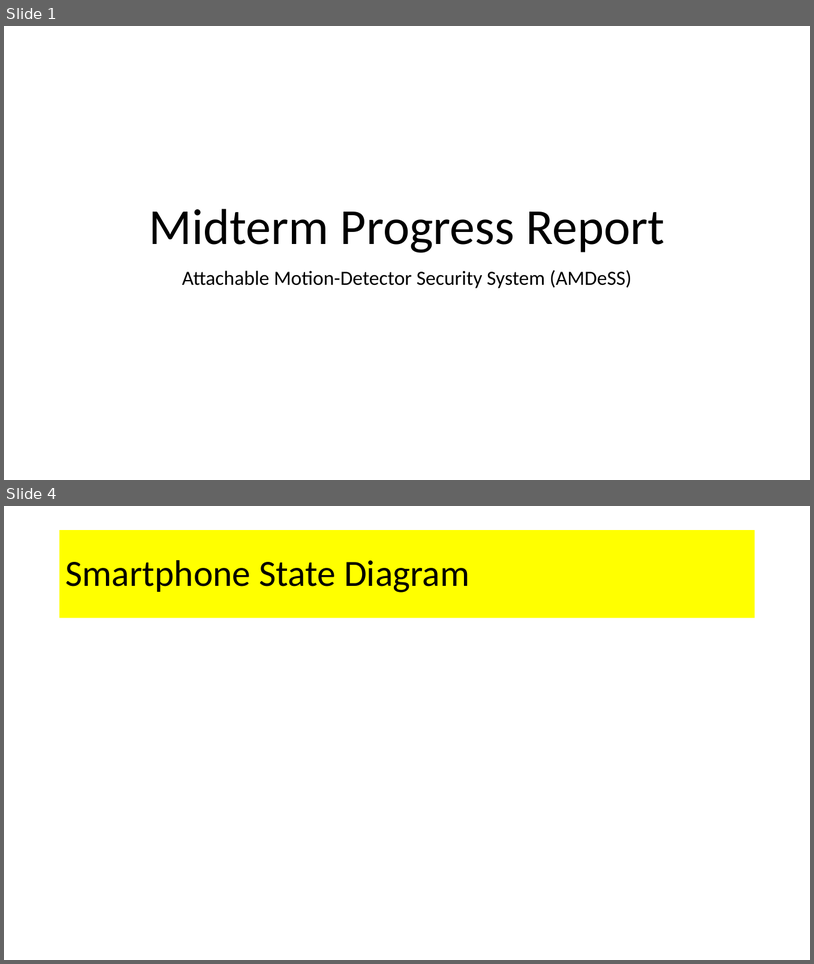
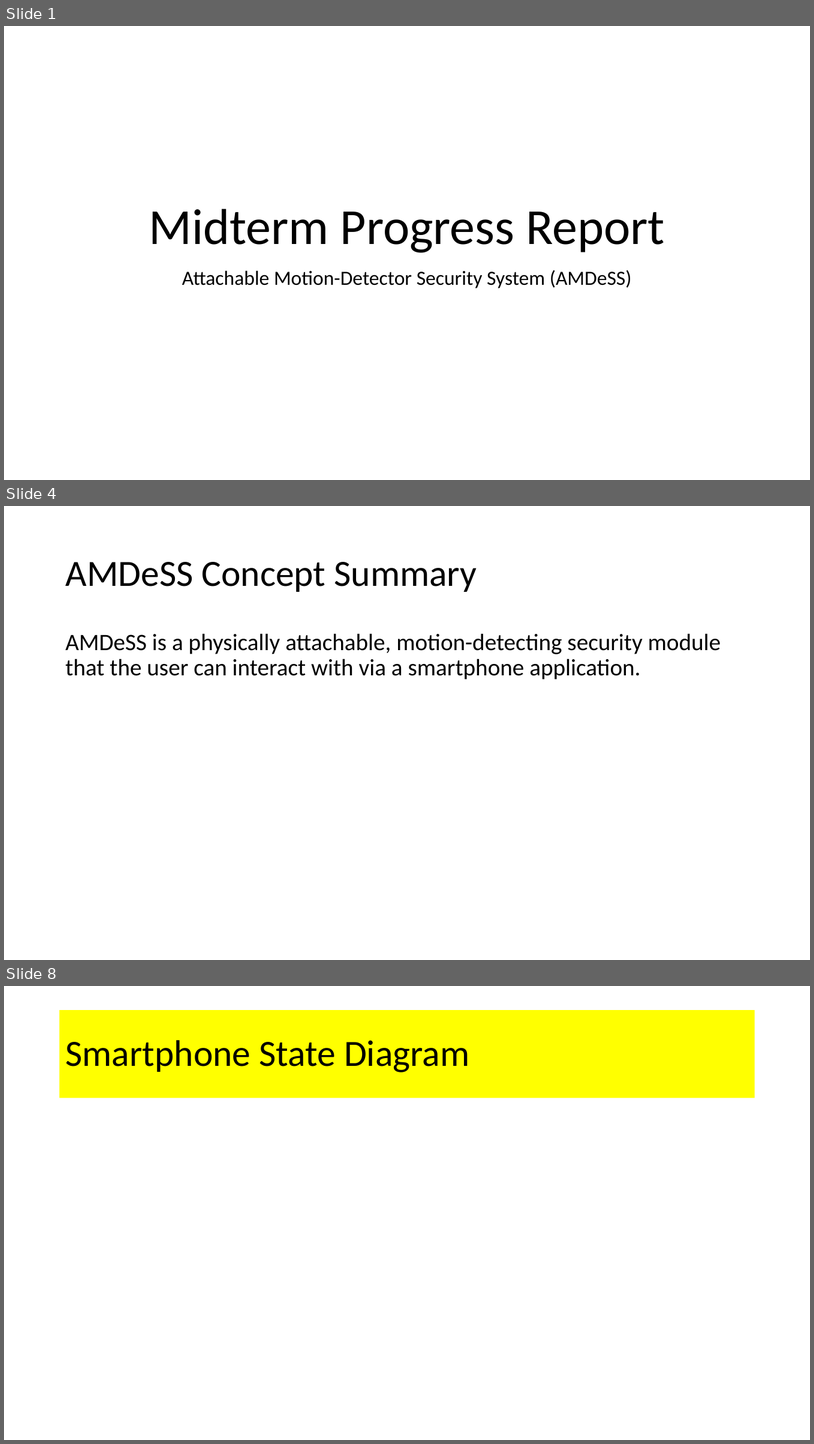
Before and after one commit to jbw3/CPE621Project, a slide deck: docs/AMDeSS_MidtermProgressReport.pptx. Shown one above the other, each under a label of ours: slides 1 and 4 before the commit, slides 1, 4 and 8 after it; the slides between them are not shown. The pictures are 814x964 and 814x1444 pixels, drawn with LibreOffice and Linux fonts; fonts in the diff are those of the drawing. Boxes give left, top, right and bottom in pixels: in the first picture for what was removed or moved away, otherwise in the second. Text is boxed around its words. In the diff, an @@ line names an element or a change of style, - is before the commit and + after.

```diff
--- a/docs/AMDeSS_MidtermProgressReport.pptx
+++ b/docs/AMDeSS_MidtermProgressReport.pptx
@@ slide 4 added at (x1=4, y1=506, x2=810, y2=960), background #FFFFFF @@
@@ title added at (x1=65, y1=562, x2=477, y2=592), 44 pt, text #000000 @@
+AMDeSS Concept Summary
@@ text added at (x1=65, y1=633, x2=722, y2=679), 28 pt, text #000000 @@
+AMDeSS is a physically attachable, motion-detecting security module that the user can interact with via a smartphone application.
@@ what was slide 4 is now slide 8 @@
```
Also in this commit, not shown: 2 slides changed, 7 other slides added, 1 other file.
